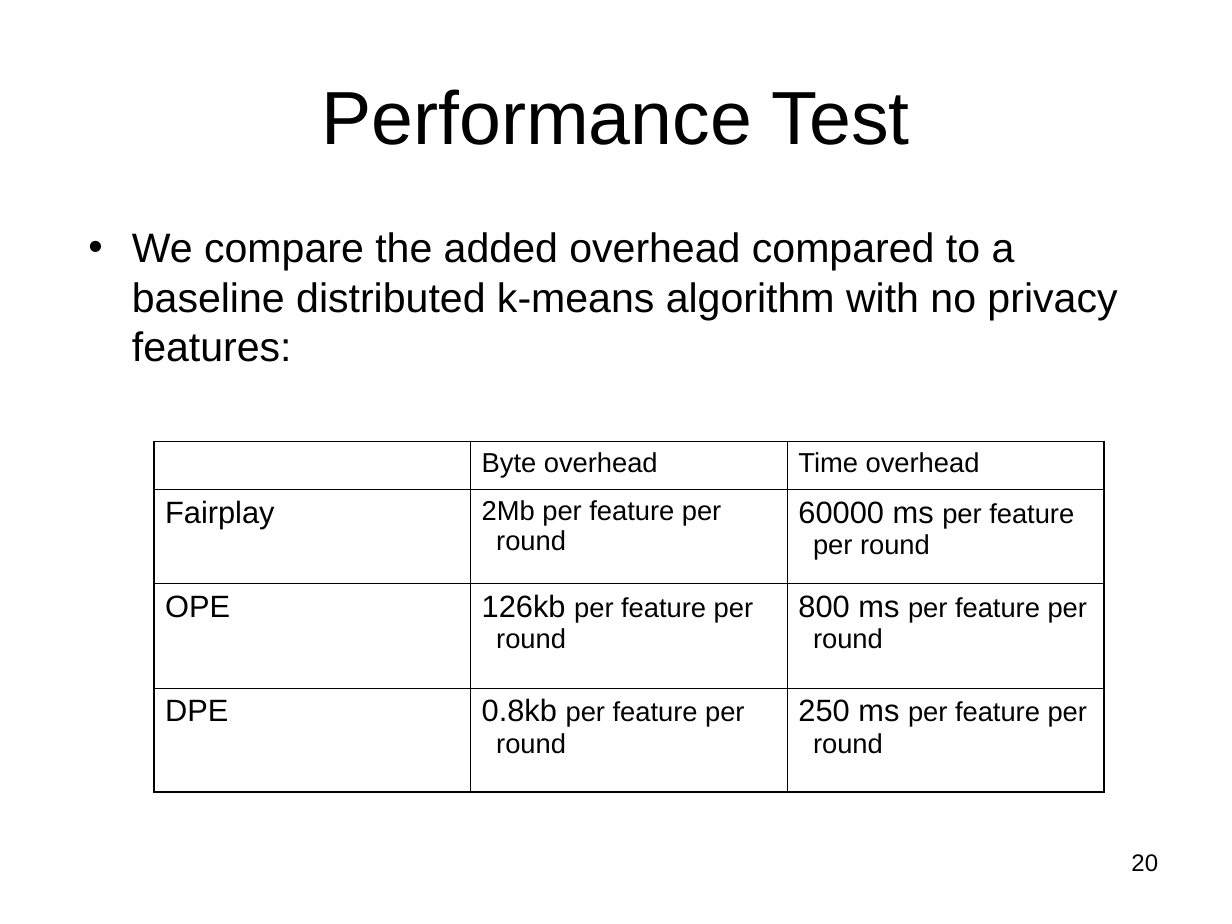
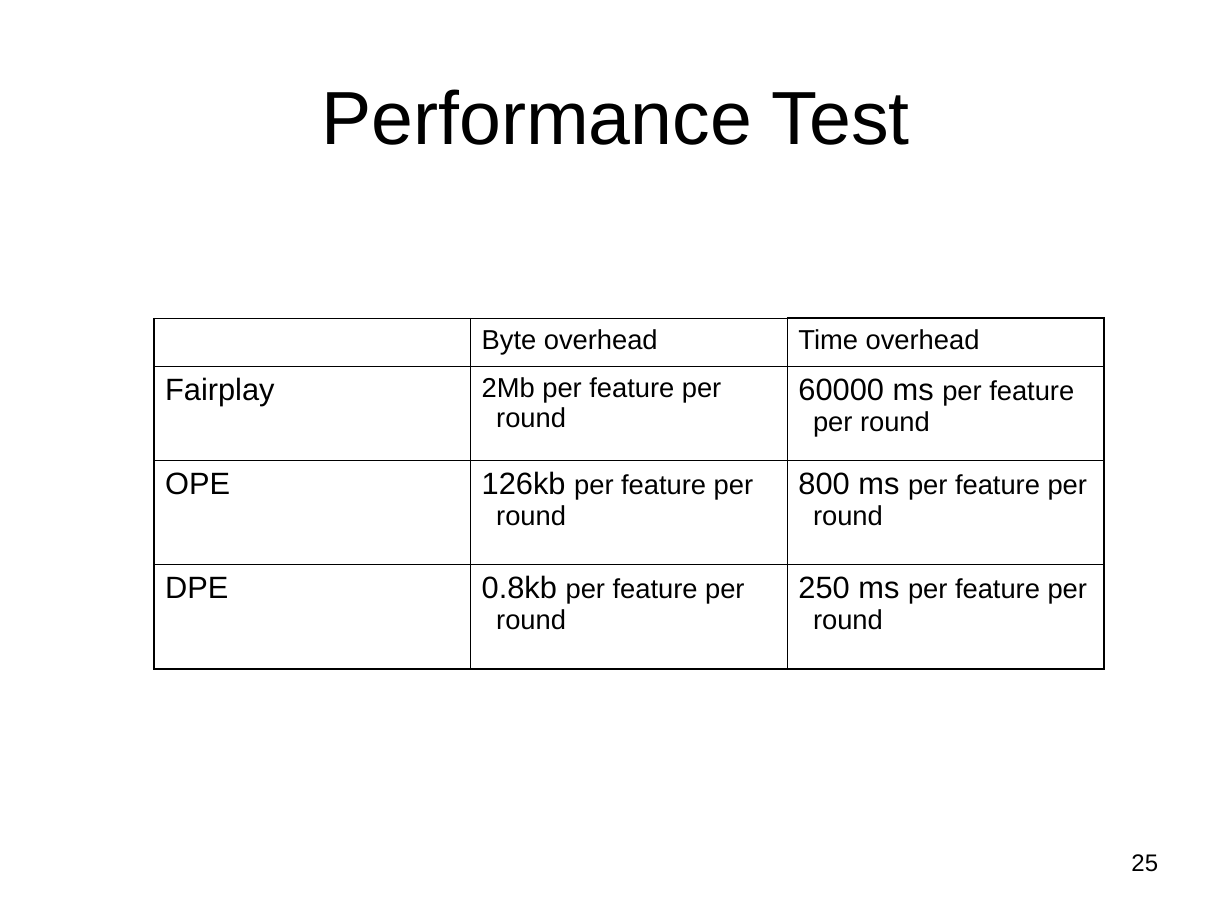
Before and after one commit to lpkruger/sfe-tools, a slide deck: slide 25 of prelim/Prelim-talk.ppt (slide 20 before the commit). Drawn at 1232x924 pixels with LibreOffice and Linux fonts; fonts in the diff are those of the drawing. Boxes give left, top, right and bottom in pixels: in the first picture for what was removed or moved away, otherwise in the second. Text is boxed around its words. In the diff, an @@ line names an element or a change of style, - is before the commit and + after.

```diff
--- a/prelim/Prelim-talk.ppt
+++ b/prelim/Prelim-talk.ppt
@@ text removed at box(132, 232, 1117, 362) @@
-• We compare the added overhead compared to a baseline distributed k-means algorithm with no privacy features:
@@ table: place and size @@
-table at box(154, 441, 1104, 792)
+table at box(154, 318, 1104, 669)
@@ page number at box(1131, 854, 1158, 872): text changed @@
-20
+25
```
Also in this commit, not shown: 19 other slides changed, 7 slides added, 1 slide removed, 1 other file.
